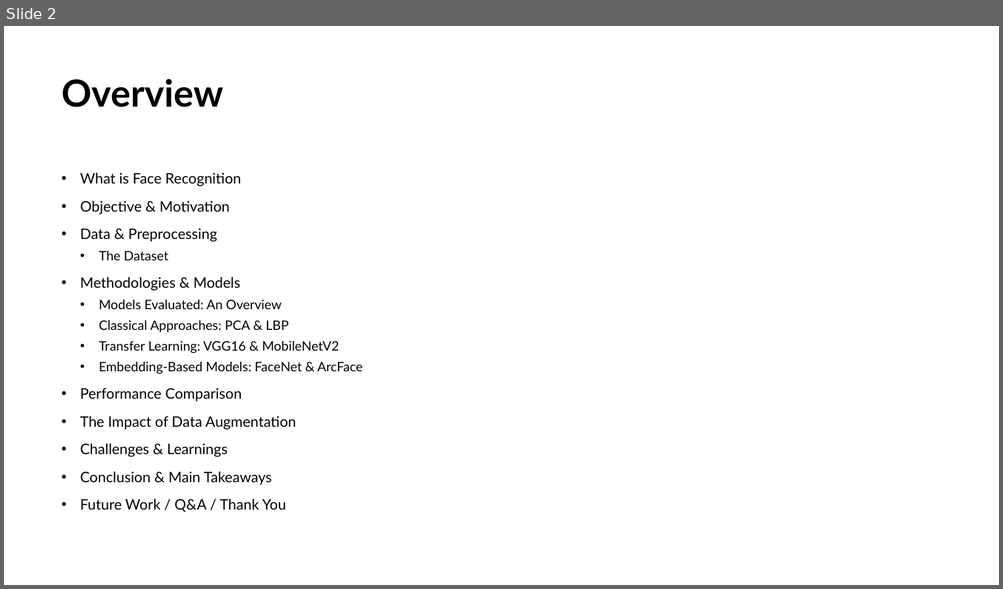
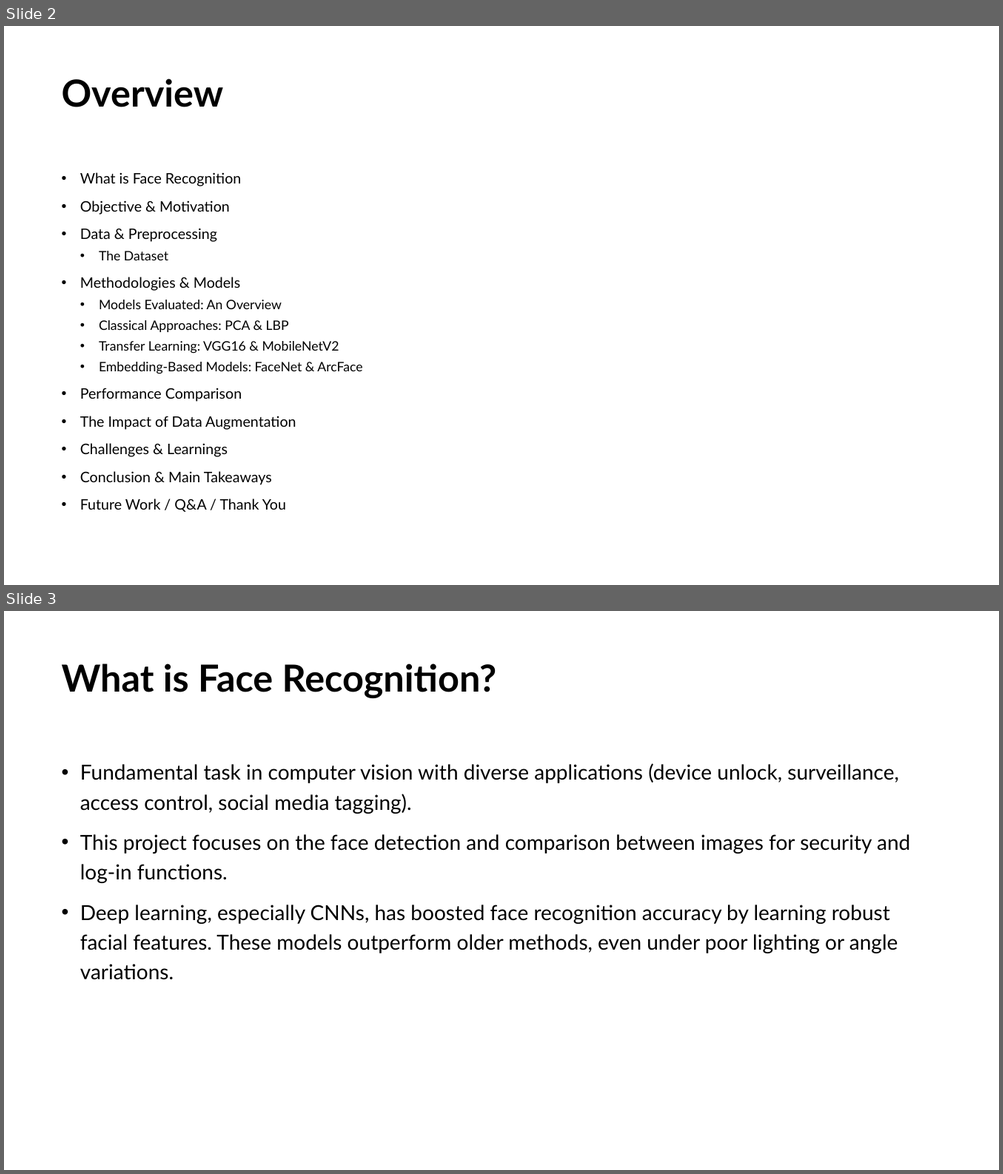
Before and after one commit to JackGraymer/Face-Recognition, a slide deck: Face Reconition Presentation_v2.pptx. Shown one above the other, each under a label of ours: slide 2 before the commit, slides 2 and 3 after it. The pictures are 1003x589 and 1003x1174 pixels, drawn with LibreOffice and Linux fonts; fonts in the diff are those of the drawing. Boxes give left, top, right and bottom in pixels: in the first picture for what was removed or moved away, otherwise in the second. Text is boxed around its words. In the diff, an @@ line names an element or a change of style, - is before the commit and + after.

```diff
--- a/Face Reconition Presentation_v2.pptx
+++ b/Face Reconition Presentation_v2.pptx
@@ slide 3 added at <box>4,611,999,1170</box>, background #FFFFFF @@
@@ title added at <box>62,664,497,698</box>, 36 pt, text #000000, bold @@
+What is Face Recognition?
@@ text added at <box>80,763,910,980</box>, 20 pt, text #000000 @@
+• Fundamental task in computer vision with diverse applications (device unlock, surveillance, access control, social media tagging).
+• This project focuses on the face detection and comparison between images for security and log-in functions.
+• Deep learning, especially CNNs, has boosted face recognition accuracy by learning robust facial features. These models outperform older methods, even under poor lighting or angle variations.
```
Also in this commit, not shown: 11 other slides added, 1 other file.
